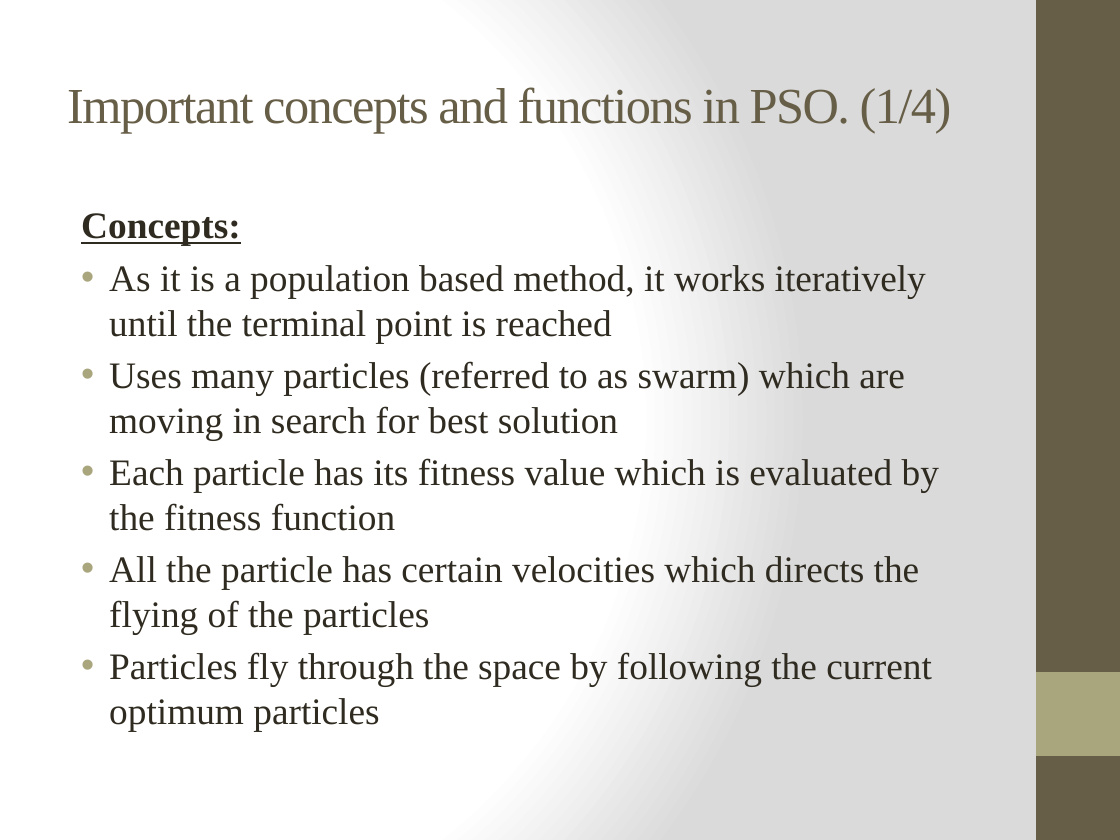
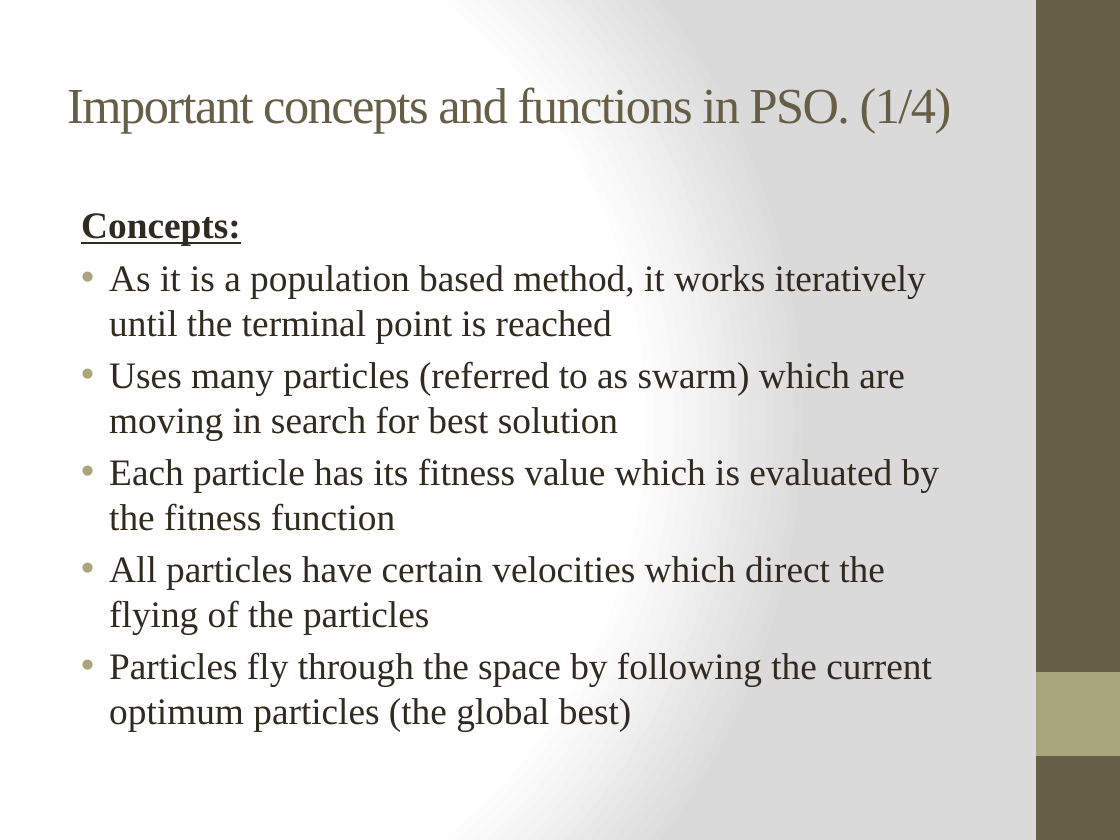
Before and after one commit to ayazhassan-courses/project-pyteam, a slide deck: slide 4 of Documentation/Presentation (interim demo).pptx. Drawn at 1120x840 pixels with LibreOffice and Linux fonts; fonts in the diff are those of the drawing. Boxes give left, top, right and bottom in pixels: in the first picture for what was removed or moved away, otherwise in the second. Text is boxed around its words. In the diff, an @@ line names an element or a change of style, - is before the commit and + after.

```diff
--- a/Documentation/Presentation (interim demo).pptx
+++ b/Documentation/Presentation (interim demo).pptx
@@ text at (109, 556, 932, 731): text changed @@
-• All the particle has certain velocities which directs the flying of the particles
-• Particles fly through the space by following the current optimum particles
+• All particles have certain velocities which direct the flying of the particles
+• Particles fly through the space by following the current optimum particles (the global best)
```
Also in this commit, not shown: 5 other slides changed.
